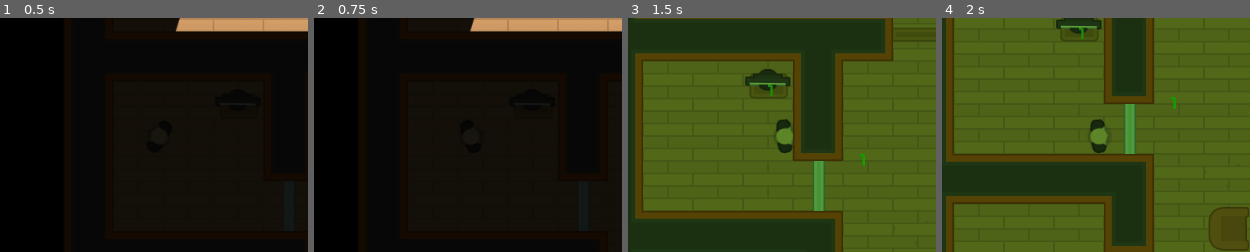
Above: before the commit, frames 1-4 (left to right).
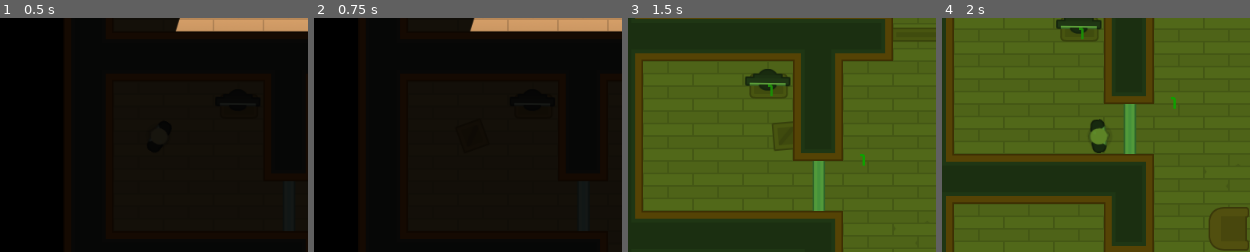
Above: after the commit, the same moments.

Repository: ColinJWright/HeistMeisters
Game: Godot game, scene res://Levels/Level1.tscn
Same seed, same stepped clock (60 frames per second), same inputs: the game is played once before the commit and once after it.
Inputs (mouse positions are % of the whole screen's width and height, from its top left):
- Up to frame 1 (0.5 s): no input
- Up to frame 2 (0.75 s): tap Enter at 0.5 s; move the mouse to (72, 33) at 0.52 s; hold D (move_right) from 0.53 s (still down); tap E (toggle_disguise, bound only after the commit) at 0.6 s; click (72, 33) at 0.67 s
- Up to frame 3 (1.5 s): move the mouse to (89, 44) at 1.27 s; release D (move_right) at 1.28 s; hold S (move_down) from 1.28 s (still down); tap Space (toggle_vision_mode) at 1.35 s; click (89, 44) at 1.42 s
- Up to frame 4 (2 s): keep holding S (move_down); tap E (toggle_disguise, bound only after the commit) at 1.55 s
The pictures show only the part of the screen within x 9-59%, y 25-75%; the shares and areas given below are measured in that part.

Frame 1 is identical in both runs. In frame 3, 0.7% of the frame differs, in the area x 46-54%, y 43-58%; in frame 4, nothing differs.
Error in both runs: Invalid get index '0' (on base: 'PoolVector2Array'). (res://Characters/NPCs/Guard.gd:23)

Commit message:
Part way through Lesson 66

Diff:
--- /dev/null
+++ b/Characters/HumanOccluder.tres
@@ -0,0 +1,4 @@
+[gd_resource type="OccluderPolygon2D" format=2]
+
+[resource]
+cull_mode = 1
--- a/Player.gd
+++ b/Player.gd
@@ -1,6 +1,11 @@
 extends "res://Characters/TemplateCharacter.gd"
 
 var motion = Vector2()
+
+const PLAYER_SPRITE = "res://GFX/PNG/Hitman 1/hitman1_stand.png"
+const BOX_SPRITE = "res://GFX/PNG/Tiles/tile_130.png"
+
+var disguised = false
 
 func _physics_process(delta):
 	update_movement()
@@ -24,3 +29,22 @@
 func _input(event):
 	if Input.is_action_just_pressed("toggle_vision_mode"):
 		get_tree().call_group("Interface", "cycle_vision_mode")
+	if Input.is_action_just_pressed("toggle_disguise"):
+		toggle_disguise()
+
+func toggle_disguise():
+	if disguised:
+		reveal()
+	else:
+		disguise()
+
+
+func reveal():
+	$Sprite.texture = load(PLAYER_SPRITE)
+	disguised = false
+	collision_layer = 1
+
+func disguise():
+	$Sprite.texture = load(BOX_SPRITE)
+	disguised = true
+	collision_layer = 16
--- a/project.godot
+++ b/project.godot
@@ -50,6 +50,11 @@
 "events": [ Object(InputEventKey,"resource_local_to_scene":false,"resource_name":"","device":0,"alt":false,"shift":false,"control":false,"meta":false,"command":false,"pressed":false,"scancode":32,"unicode":0,"echo":false,"script":null)
  ]
 }
+toggle_disguise={
+"deadzone": 0.5,
+"events": [ Object(InputEventKey,"resource_local_to_scene":false,"resource_name":"","device":0,"alt":false,"shift":false,"control":false,"meta":false,"command":false,"pressed":false,"scancode":69,"unicode":0,"echo":false,"script":null)
+ ]
+}
 
 [layer_names]
 
